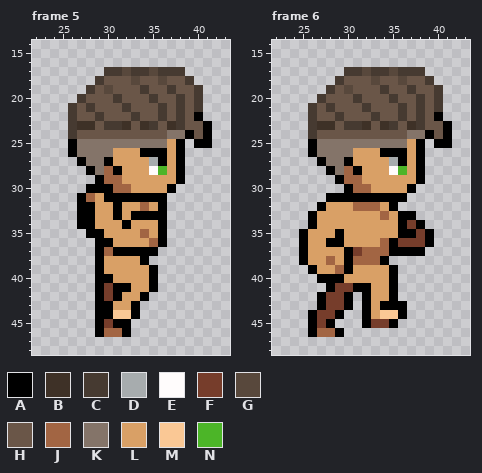
Two states of a pixel-art file, Pixel Crawler - Free Pack/Entities/Characters/Body_A/Animations/Run_Base/Run_Side.aseprite. This is how it looked before the edit.
64x64 pixels, 6 frames. Shown: frame 5: x 22..43, y 14..48; frame 6: x 22..43, y 14..48. The commit also changed other frames, which this record leaves out.
Visible layers, top first: "hair_style_1", "Head", "Arm_B", "Chest", "Leg_B".
Palette (. is transparent): A #000000  B #3e3127  C #463a31  D #a7acae  E #fffcfc  F #763d2b  G #58483c  H #6a5648  J #a26543  K #847469  L #d9a066  M #fac895  N #4cb528
Pixels before, frame 5, first column x 26:
17 ....CCGCCGCCC...
18 ...CHHHGHHGHHC..
19 ..CHGHHHCHHCHHC.
20 .CHHHCHHHCHHCHC.
21 CHCHHHCHHHCHCHC.
22 CHHCHHHCHHCHCHA.
23 CBBHCCBHBCHBCHHA
24 CHHHHHHHHHHKKAHA
25 AKKKKKKKKKKLA.AA
26 AKKKKLLLAAALA...
27 .AKKALLLLDALA...
28 ..AKJALLLENLA...
29 ...AJJLLLLLLA...
30 ..AAAJJLLLLA....
31 .AJLAAAAAAA.....
32 .AALLALLJLA.....
33 .AALLALAAAA.....
34 .AALLLALLLA.....
35 ..AALLLLJLA.....
36 ...AALLLLJA.....
37 ...AJAAAAA......
38 ...ALLLLA.......
39 ...ALLLLLA......
40 ...AALLLLA......
41 ...AFAALLA......
42 ...AFALLA.......
43 ...AALLA........
44 ...AAMMA........
45 ...AFAA.........
46 ...AJJA.........
Pixels before, frame 6, first column x 25:
17 .....CCGCCGCCC...
18 ....CHHHGHHGHHC..
19 ...CHGHHHCHHCHHC.
20 ..CHHHCHHHCHHCHC.
21 .CHCHHHCHHHCHCHC.
22 .CHHCHHHCHHCHCHA.
23 .CBBHCCBHBCHBCHHA
24 .CHHHHHHHHHHKKAHA
25 .AKKKKKKKKKKLA.AA
26 .AKKKKLLLAAALA...
27 ..AKKALLLLDALA...
28 ...AKJALLLENLA...
29 ....AJJLLLLLLA...
30 .....AJJLLLLA....
31 ...AAAAAAAAA.....
32 ..ALLLJJJLA......
33 .ALLLLLLLJLAA....
34 .ALLLLLLLLLAFA...
35 ALLLALLLLLLAAFA..
36 ALLAALLLLJAFFFA..
37 ALLLLAFJJJAAAA...
38 ALLJLAJJJA.......
39 .ALLJALLLLA......
40 ..AAALLLLLA......
41 ...AFFAALLA......
42 ..AFFA.ALLA......
43 ..AFFA.ALAAA.....
44 .AFFA..ALMMA.....
45 .AFA...AFFA......
46 .AJJA............
The same view after the edit:
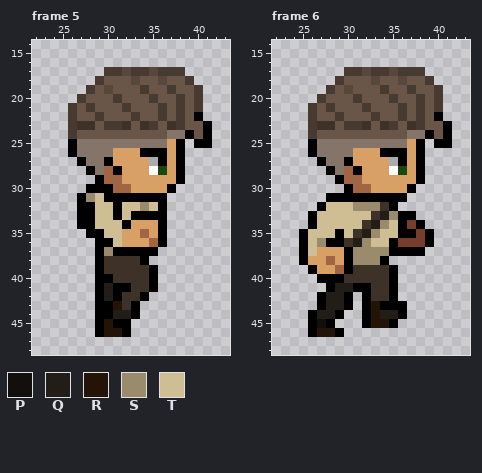
Colours new in this view: P #120f0d  Q #231d18  R #231407  S #998b6b  T #cfbd93
What changed:
layer "Legs" added
layer "Shoes/simple_shoes" added
layer "Pants/simple_pants" added
layer "Body" added
layer "Arms" added
layer "Shirts/simple_shirt" added
layer "Leg_B" removed
layer "Chest" removed
layer "Arm_B" removed
Colour N changes from #4cb528 to #1b460d.
Frame 5, layers "Shirts/simple_shirt", "Pants/simple_pants", "Shoes/simple_shoes":
Colour B replaces colour L in row 38 at x 30 to 33; in row 39 at x 30 to 34; in row 40 at x 31 to 34; in row 41 at x 33 to 34; in row 42 at x 32 to 33; in row 43 at x 32.
Colour Q replaces colour F in rows 41 to 42 at x 30.
Colour Q replaces colour M in row 44 at x 31 to 32.
Colour R replaces colour F in row 45 at x 30.
Colour R replaces colour J in row 46 at x 30 to 31.
Colour R replaces colour L in row 43 at x 31.
Colour S replaces colour J in row 31 at x 28; in row 32 at x 34; in row 37 at x 30.
Colour T replaces colour L in row 31 at x 29; in row 32 at x 29 to 30, 32 to 33 and 35; in row 33 at x 29 to 30 and 32; in row 34 at x 29 to 31; in row 35 at x 30 to 31; in row 36 at x 31.
Frame 6, layers "Shirts/simple_shirt", "Pants/simple_pants", "Shoes/simple_shoes":
Colour B replaces colour L in row 32 at x 34; in row 33 at x 33; in row 34 at x 32; in row 35 at x 31; in row 36 at x 30; in row 39 at x 31 to 34.
Colour B replaces colour L in row 40 at x 30 to 34; in rows 41 to 42 at x 33 to 34.
Colour P replaces colour F in row 45 at x 27.
Colour Q replaces colour F in row 41 at x 29 to 30; in rows 42 to 43 at x 28 to 29; in row 44 at x 27 to 28.
Colour Q replaces colour J in row 33 at x 34.
Colour Q replaces colour L in row 34 at x 33; in row 35 at x 32; in row 36 at x 31.
Colour Q replaces colour M in row 44 at x 34 to 35.
Colour R replaces colour F in row 45 at x 33 to 34.
Colour R replaces colour J in row 46 at x 27 to 28.
Colour R replaces colour L in rows 43 to 44 at x 33.
Colour S replaces colour F in row 37 at x 31.
Colour S replaces colour J in row 32 at x 31 to 33; in row 37 at x 32 to 34; in row 38 at x 31 to 33.
Colour S replaces colour L in row 33 at x 35; in row 34 at x 34; in row 35 at x 33; in row 36 at x 27 and 32.
Colour T replaces colour J in row 36 at x 34.
Colour T replaces colour L in row 32 at x 28 to 30; in row 33 at x 27 to 32; in row 34 at x 27 to 31 and 35; in row 35 at x 26 to 28, 30 and 34 to 35; in row 36 at x 26 and 33; in row 37 at x 26.
